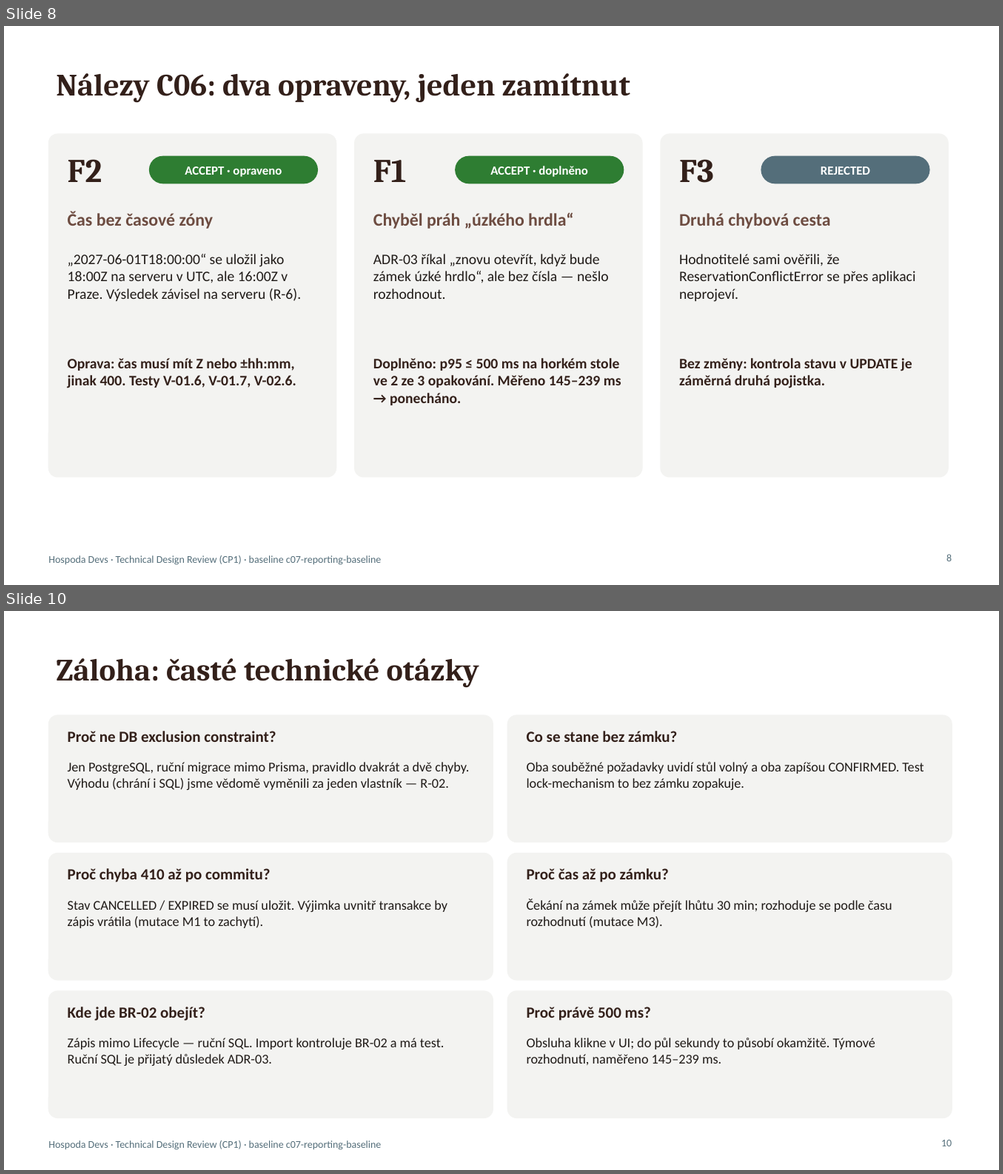
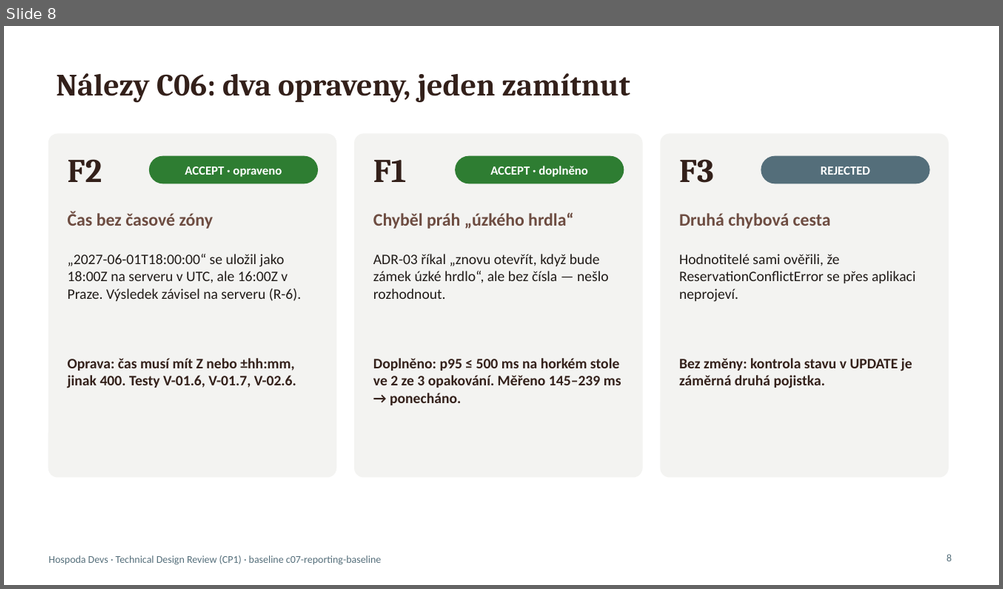
Before and after one commit to jaroslavpetera/swi_project, a slide deck: docs/c08-technical-review.pptx. Shown one above the other, each under a label of ours: slides 8 and 10 before the commit, slide 8 after it; the slides between them are not shown. The pictures are 1003x1174 and 1003x589 pixels, drawn with LibreOffice and Linux fonts; fonts in the diff are those of the drawing. Boxes give left, top, right and bottom in pixels: in the first picture for what was removed or moved away, otherwise in the second. Text is boxed around its words. In the diff, an @@ line names an element or a change of style, - is before the commit and + after.

```diff
--- a/docs/c08-technical-review.pptx
+++ b/docs/c08-technical-review.pptx
@@ slide 10 removed at box(4, 611, 999, 1170), background #FFFFFF; not listed: 1 template element that a slide beside it also shows @@
@@ title removed at box(56, 658, 479, 688) @@
-Záloha: časté technické otázky
@@ rounded rectangle removed at box(48, 715, 492, 843) @@
@@ rounded rectangle removed at box(508, 715, 951, 843) @@
@@ text removed at box(68, 731, 276, 742) @@
-Proč ne DB exclusion constraint?
@@ text removed at box(526, 731, 677, 742) @@
-Co se stane bez zámku?
@@ text removed at box(68, 762, 469, 790) @@
-Jen PostgreSQL, ruční migrace mimo Prisma, pravidlo dvakrát a dvě chyby. Výhodu (chrání i SQL) jsme vědomě vyměnili za jeden vlastník — R-02.
@@ text removed at box(526, 762, 923, 790) @@
-Oba souběžné požadavky uvidí stůl volný a oba zapíšou CONFIRMED. Test lock-mechanism to bez zámku zopakuje.
@@ rounded rectangle removed at box(48, 854, 492, 980) @@
@@ rounded rectangle removed at box(508, 854, 951, 980) @@
@@ text removed at box(68, 869, 270, 883) @@
-Proč chyba 410 až po commitu?
@@ text removed at box(526, 869, 669, 883) @@
-Proč čas až po zámku?
@@ text removed at box(526, 899, 892, 928) @@
-Čekání na zámek může přejít lhůtu 30 min; rozhoduje se podle času rozhodnutí (mutace M3).
@@ text removed at box(68, 900, 447, 928) @@
-Stav CANCELLED / EXPIRED se musí uložit. Výjimka uvnitř transakce by zápis vrátila (mutace M1 to zachytí).
@@ rounded rectangle removed at box(48, 991, 492, 1119) @@
@@ text removed at box(68, 1007, 205, 1021) @@
-Kde jde BR-02 obejít?
@@ rounded rectangle removed at box(508, 991, 951, 1119) @@
@@ text removed at box(526, 1007, 651, 1021) @@
-Proč právě 500 ms?
@@ text removed at box(68, 1038, 444, 1066) @@
-Zápis mimo Lifecycle — ruční SQL. Import kontroluje BR-02 a má test. Ruční SQL je přijatý důsledek ADR-03.
@@ text removed at box(526, 1038, 875, 1065) @@
-Obsluha klikne v UI; do půl sekundy to působí okamžitě. Týmové rozhodnutí, naměřeno 145–239 ms.
@@ page number removed at box(941, 1140, 951, 1147) @@
-10
```
Also in this commit, not shown: 3 slides changed.
